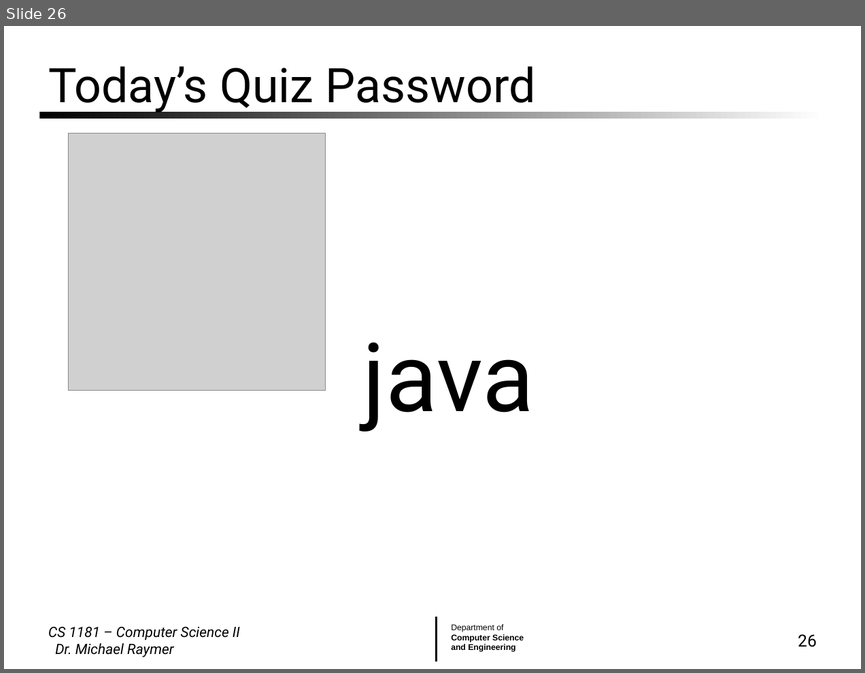
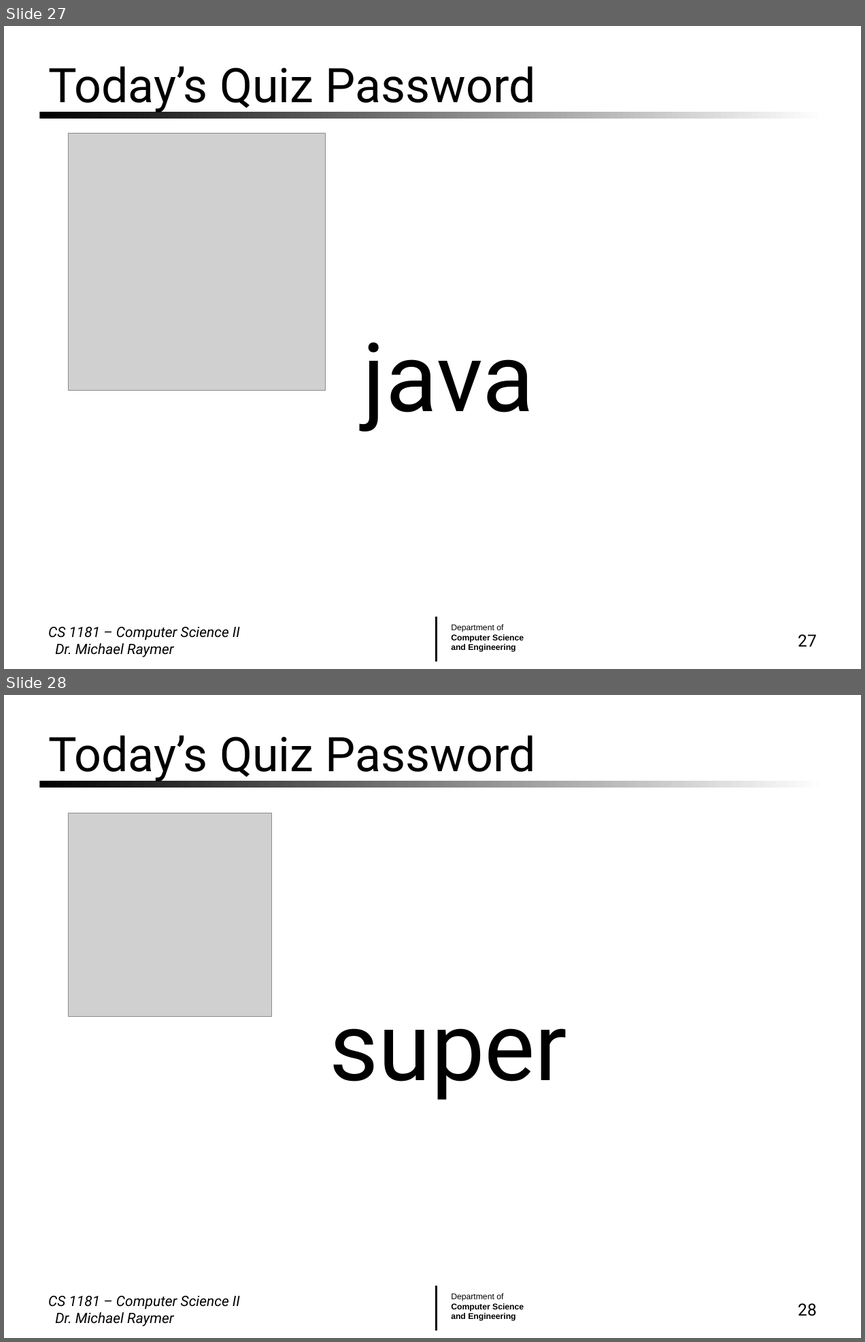
Before and after one commit to mraymer/CS1181_FA24, a slide deck: Lecture Slides/02 Java OOP.pptx. Shown one above the other, each under a label of ours: slide 26 before the commit, slides 27 and 28 after it. The pictures are 865x673 and 865x1342 pixels, drawn with LibreOffice and Linux fonts; fonts in the diff are those of the drawing; grey boxes stand for pictures; background and template pictures are left out. Boxes give left, top, right and bottom in pixels: in the first picture for what was removed or moved away, otherwise in the second. Text is boxed around its words. In the diff, an @@ line names an element or a change of style, - is before the commit and + after.

```diff
--- a/Lecture Slides/02 Java OOP.pptx
+++ b/Lecture Slides/02 Java OOP.pptx
@@ slide 28 added at bbox=[4, 695, 861, 1338], background #FFFFFF; not listed: 3 template elements that a slide beside it also shows @@
@@ title added at bbox=[48, 735, 536, 782], 40 pt, text #000000 @@
+Today’s Quiz Password
@@ picture added at bbox=[68, 813, 272, 1017] @@
@@ text added at bbox=[330, 1028, 567, 1100], 80 pt, text #000000 @@
+  super
@@ text added at bbox=[48, 1295, 240, 1326], 12 pt, text #000000, italic @@
+CS 1181 – Computer Science II Dr. Michael Raymer
@@ page number added at bbox=[798, 1303, 817, 1316], 14 pt, text #000000 @@
+28
@@ what was slide 26 is now slide 27 @@
@@ page number at bbox=[798, 634, 817, 646]: text changed @@
-26
+27
```
Also in this commit, not shown: 2 slides changed, 1 other slide added, 3 other files.
